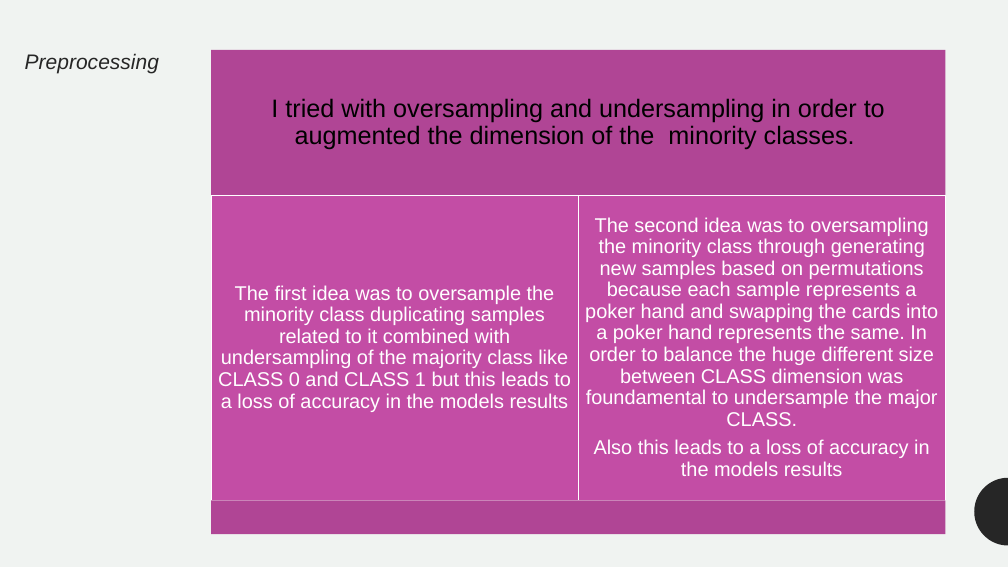
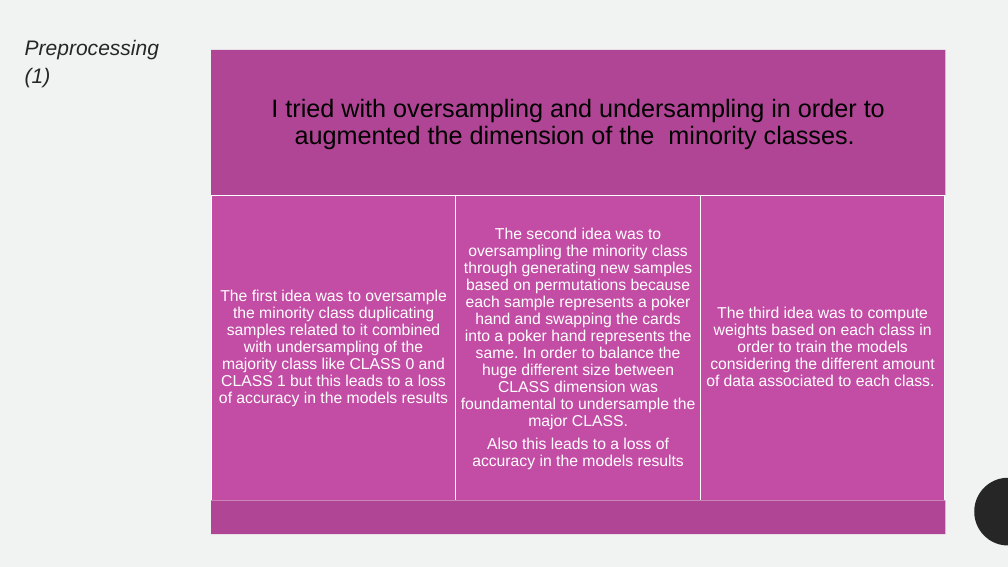
Before and after one commit to matteonestola/BDA_project, a slide deck: slide 16 of Analyzing the Poker Hand Dataset.pptx (slide 15 before the commit). Drawn at 1008x567 pixels with LibreOffice and Linux fonts; fonts in the diff are those of the drawing. Boxes give left, top, right and bottom in pixels: in the first picture for what was removed or moved away, otherwise in the second. Text is boxed around its words. In the diff, an @@ line names an element or a change of style, - is before the commit and + after.

```diff
--- a/Analyzing the Poker Hand Dataset.pptx
+++ b/Analyzing the Poker Hand Dataset.pptx
@@ text at bbox=[25, 39, 159, 87]: text changed @@
-Preprocessing
+Preprocessing (1)
@@ text "The first idea was to ..." at bbox=[219, 289, 448, 407]: size 19 to 15 pt; less space between paragraphs @@
@@ rectangle: place and size @@
-rectangle at bbox=[211, 195, 578, 501]
+rectangle at bbox=[212, 195, 456, 501]
@@ text "The second idea was to ..." at bbox=[461, 227, 695, 470]: size 19 to 15 pt; less space between paragraphs @@
@@ text "The second idea was to ...": place and size @@
-text "The second idea was to ..." at bbox=[585, 217, 938, 476]
+text "The second idea was to ..." at bbox=[461, 227, 695, 470]
@@ rectangle added at bbox=[456, 195, 700, 501], fill #C34DA5, outline #FFFFFF 1 pt @@
@@ rectangle: place and size @@
-rectangle at bbox=[578, 195, 946, 501]
+rectangle at bbox=[701, 195, 945, 501]
@@ text added at bbox=[706, 306, 934, 386], 15 pt, text #FFFFFF @@
+The third idea was to compute weights based on each class in order to train the models considering the different amount of data associated to each class.
```
Also in this commit, not shown: 5 other slides changed, 1 slide added.
